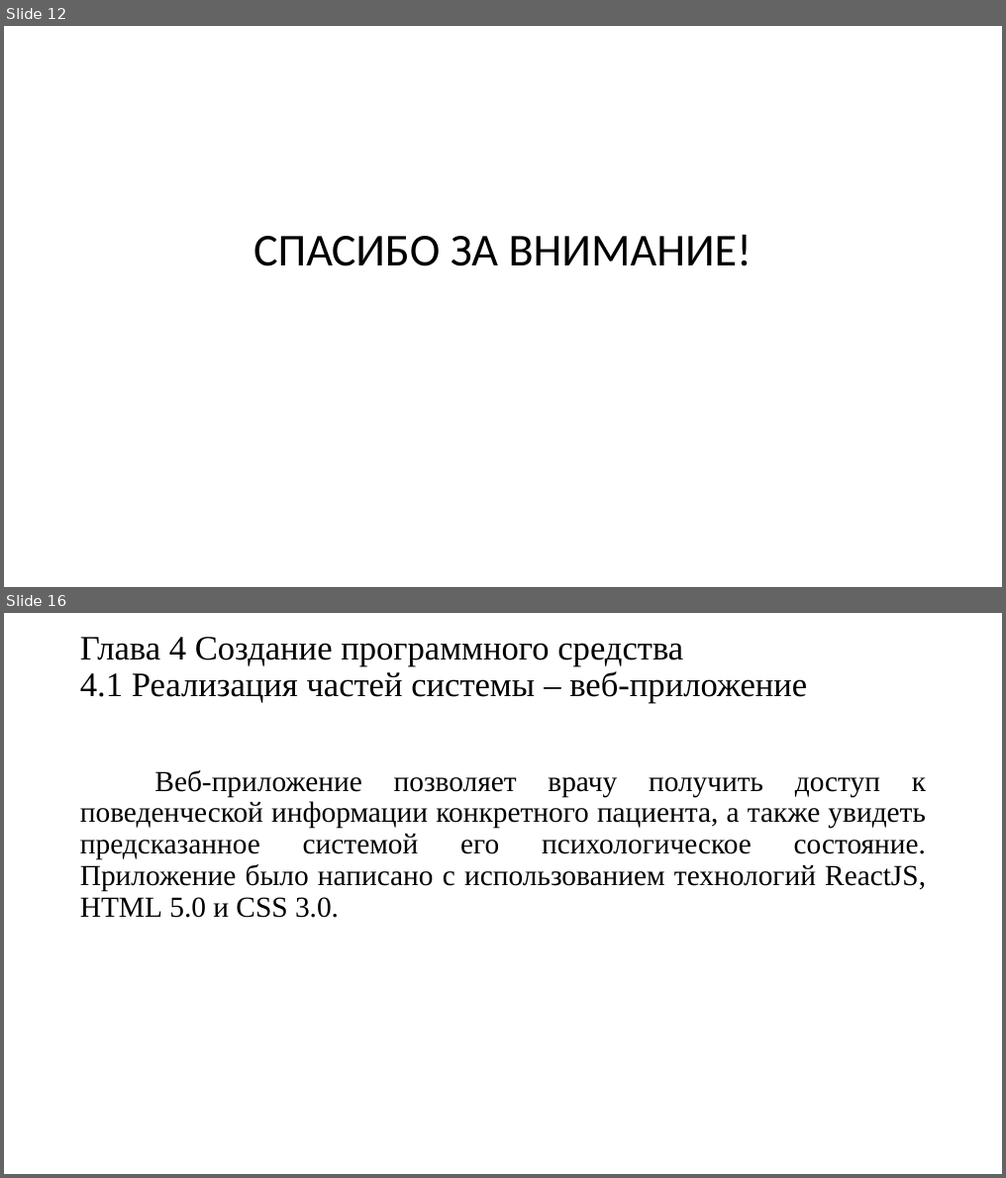
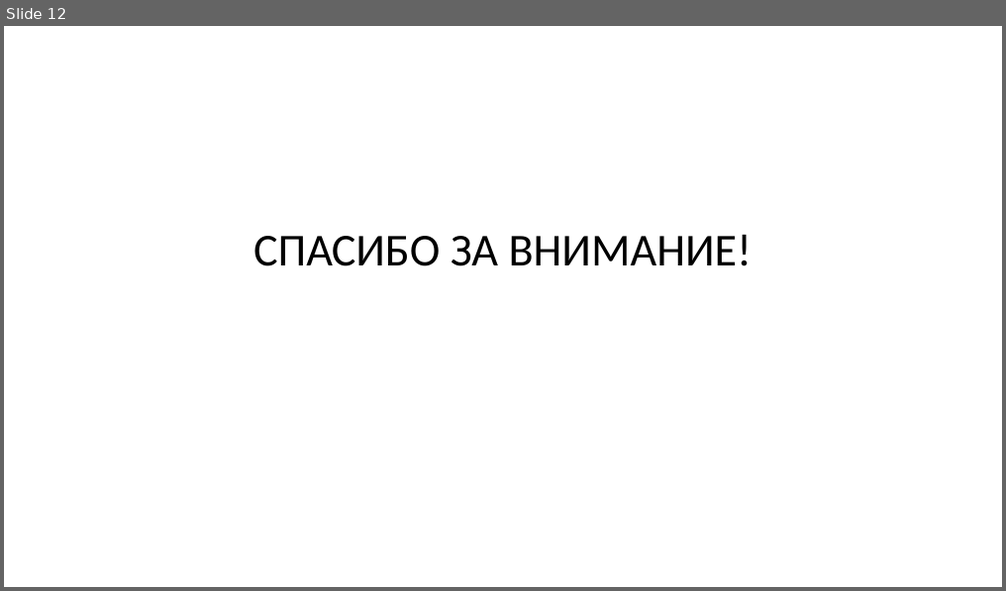
Before and after one commit to Wideweb/-digital-psychology-docs, a slide deck: Алькевич А.С/Презентация.pptx. Shown one above the other, each under a label of ours: slides 12 and 16 before the commit, slide 12 after it; the slides between them are not shown. The pictures are 1006x1178 and 1006x591 pixels, drawn with LibreOffice and Linux fonts; fonts in the diff are those of the drawing. Boxes give left, top, right and bottom in pixels: in the first picture for what was removed or moved away, otherwise in the second. Text is boxed around its words. In the diff, an @@ line names an element or a change of style, - is before the commit and + after.

```diff
--- a/Алькевич А.С/Презентация.pptx
+++ b/Алькевич А.С/Презентация.pptx
@@ slide 16 removed at (4, 613, 1002, 1174), background #FFFFFF @@
@@ title removed at (80, 637, 807, 703) @@
-Глава 4 Создание программного средства
-4.1 Реализация частей системы – веб-приложение
@@ text removed at (80, 770, 926, 918) @@
-Веб-приложение позволяет врачу получить доступ к поведенческой информации конкретного пациента, а также увидеть предсказанное системой его психологическое состояние. Приложение было написано с использованием технологий ReactJS, HTML 5.0 и CSS 3.0.
```
Also in this commit, not shown: 3 slides changed, 5 other slides removed, 7 other files.
